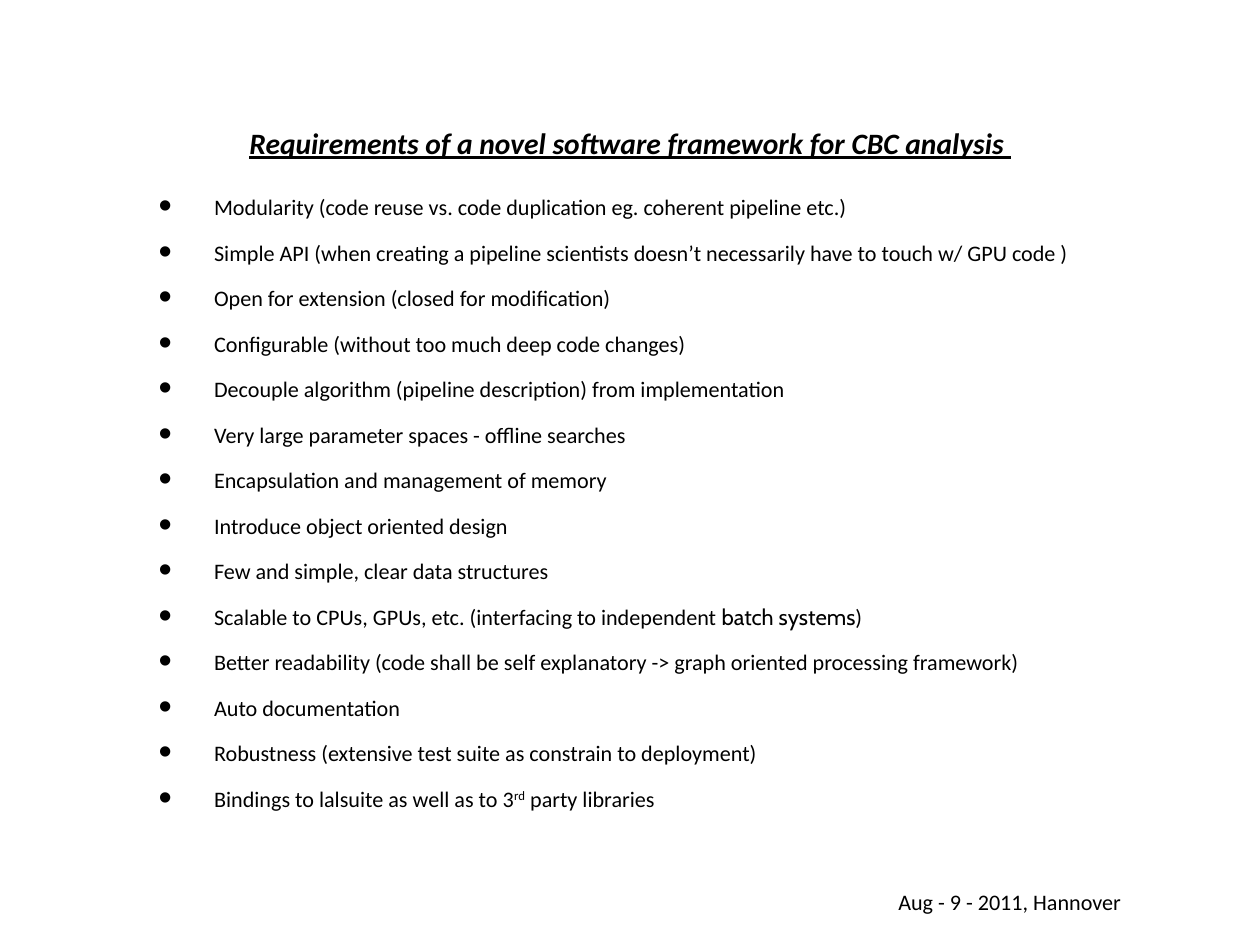
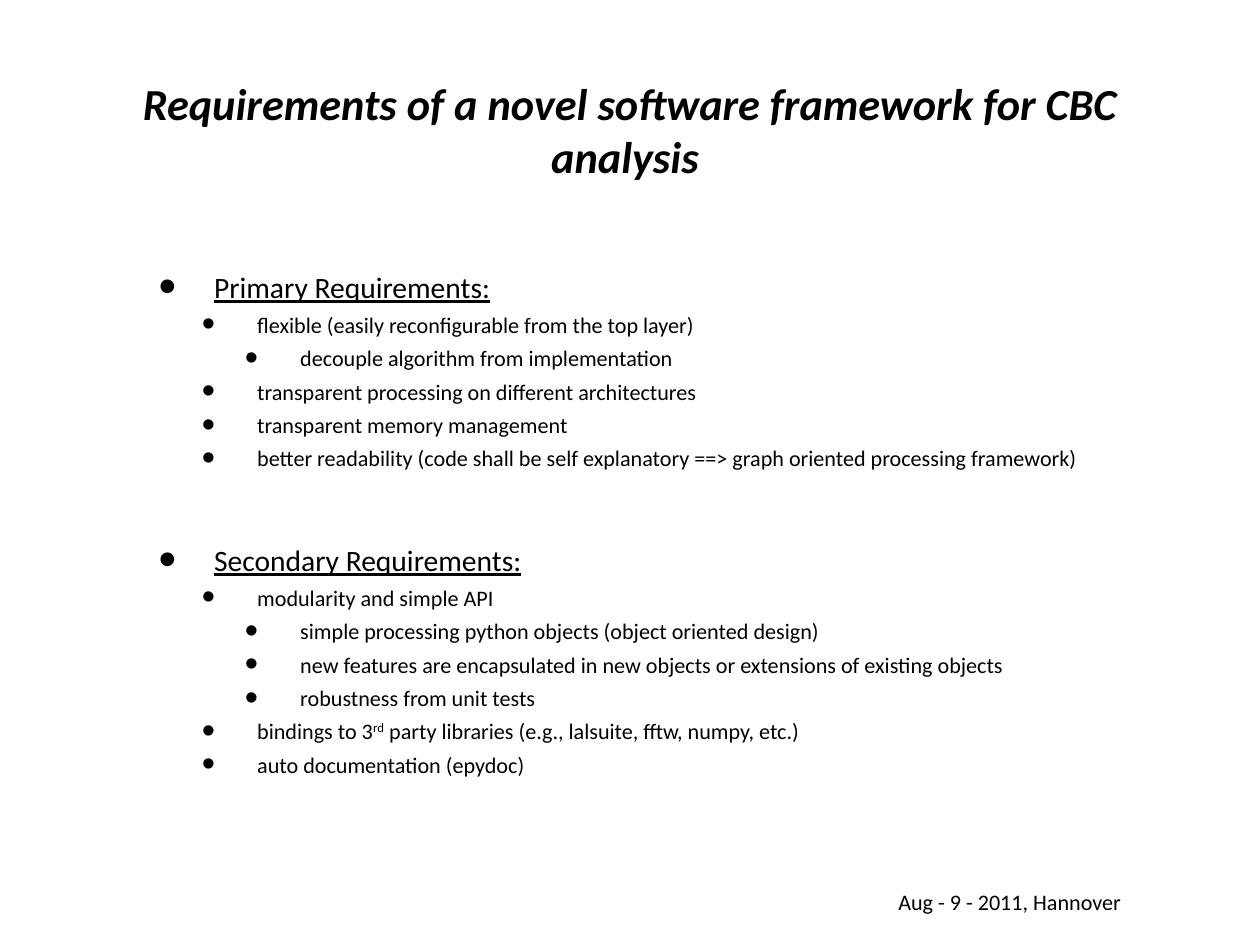
Before and after one commit to gwastro/pycbc, a slide deck: slide 4 of doc/Pycbc-Refactoring-GPU-inspiral.ppt. Drawn at 1260x945 pixels with LibreOffice and Linux fonts; fonts in the diff are those of the drawing; background and template pictures are left out. Boxes give left, top, right and bottom in pixels: in the first picture for what was removed or moved away, otherwise in the second. Text is boxed around its words. In the diff, an @@ line names an element or a change of style, - is before the commit and + after.

```diff
--- a/doc/Pycbc-Refactoring-GPU-inspiral.ppt
+++ b/doc/Pycbc-Refactoring-GPU-inspiral.ppt
@@ title "Requirements of a novel software ...": place and size @@
-title "Requirements of a novel software ..." at (249, 133, 1003, 159)
+title "Requirements of a novel software ..." at (143, 89, 1117, 180)
@@ title "Requirements of a novel software ..." at (143, 89, 1117, 180): size 24 to 36 pt, underline off @@
@@ text "Primary Requirements:" at (214, 277, 1076, 777): vertical alignment top to middle @@
@@ text at (214, 277, 1076, 777): text changed @@
-• Modularity (code reuse vs. code duplication eg. coherent pipeline etc.)
-• Simple API (when creating a pipeline scientists doesn’t necessarily have to touch w/ GPU code )
-• Open for extension (closed for modification)
-• Configurable (without too much deep code changes)
-• Decouple algorithm (pipeline description) from implementation
-• Very large parameter spaces - offline searches
-• Encapsulation and management of memory
-• Introduce object oriented design
-• Few and simple, clear data structures
-• Scalable to CPUs, GPUs, etc. (interfacing to independent batch systems)
-• Better readability (code shall be self explanatory -> graph oriented processing framework)
-• Auto documentation
-• Robustness (extensive test suite as constrain to deployment)
-• Bindings to lalsuite as well as to 3rd party libraries
+• Primary Requirements:
+  • flexible (easily reconfigurable from the top layer)
+    • decouple algorithm from implementation
+  • transparent processing on different architectures
+  • transparent memory management
+  • better readability (code shall be self explanatory ==> graph oriented processing framework)
+• Secondary Requirements:
+  • modularity and simple API
+    • simple processing python objects (object oriented design)
+    • new features are encapsulated in new objects or extensions of existing objects
+    • robustness from unit tests
+  • bindings to 3rd party libraries (e.g., lalsuite, fftw, numpy, etc.)
+  • auto documentation (epydoc)
```
Also in this commit, not shown: 9 other slides changed, 3 other files.
